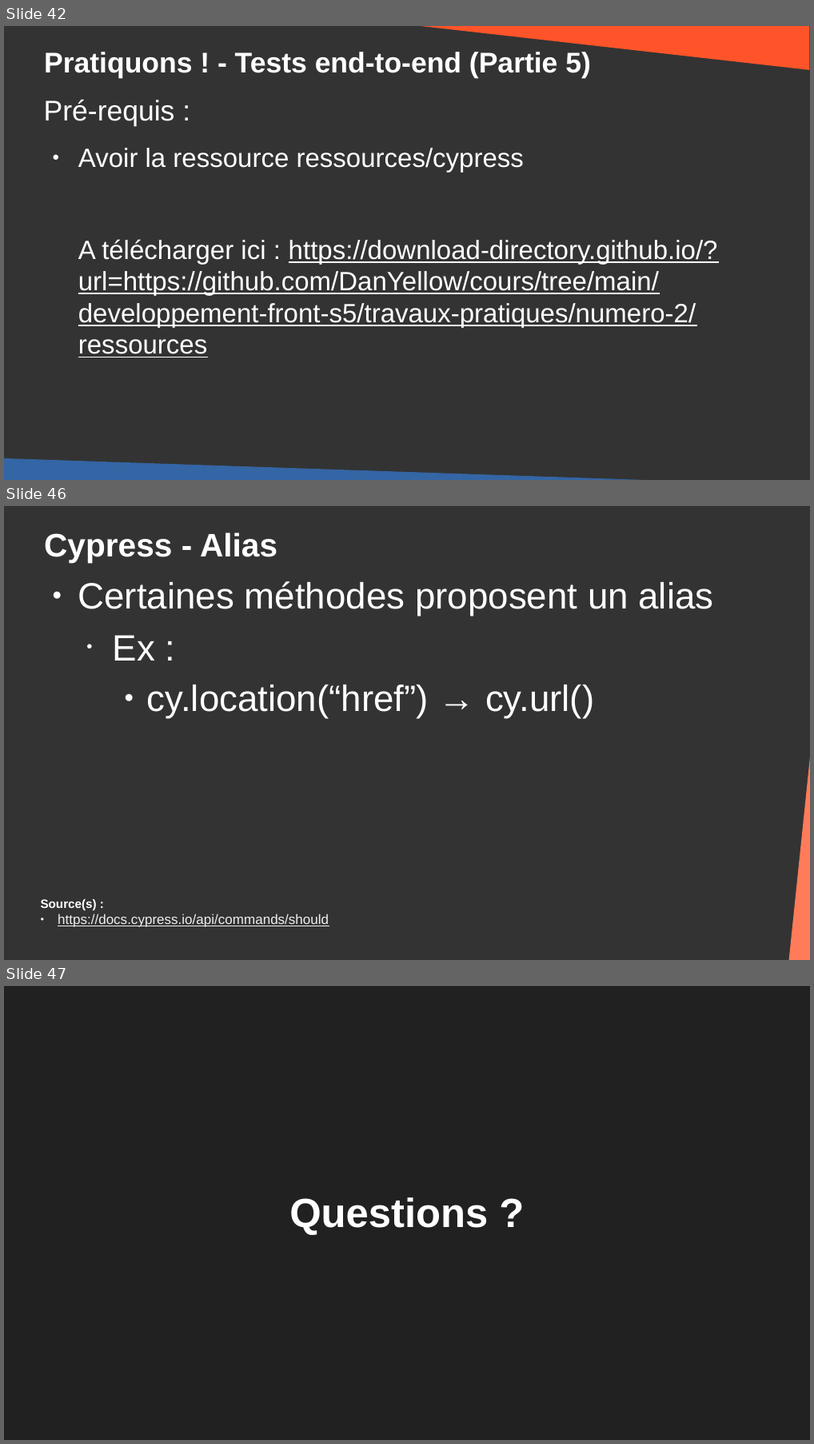
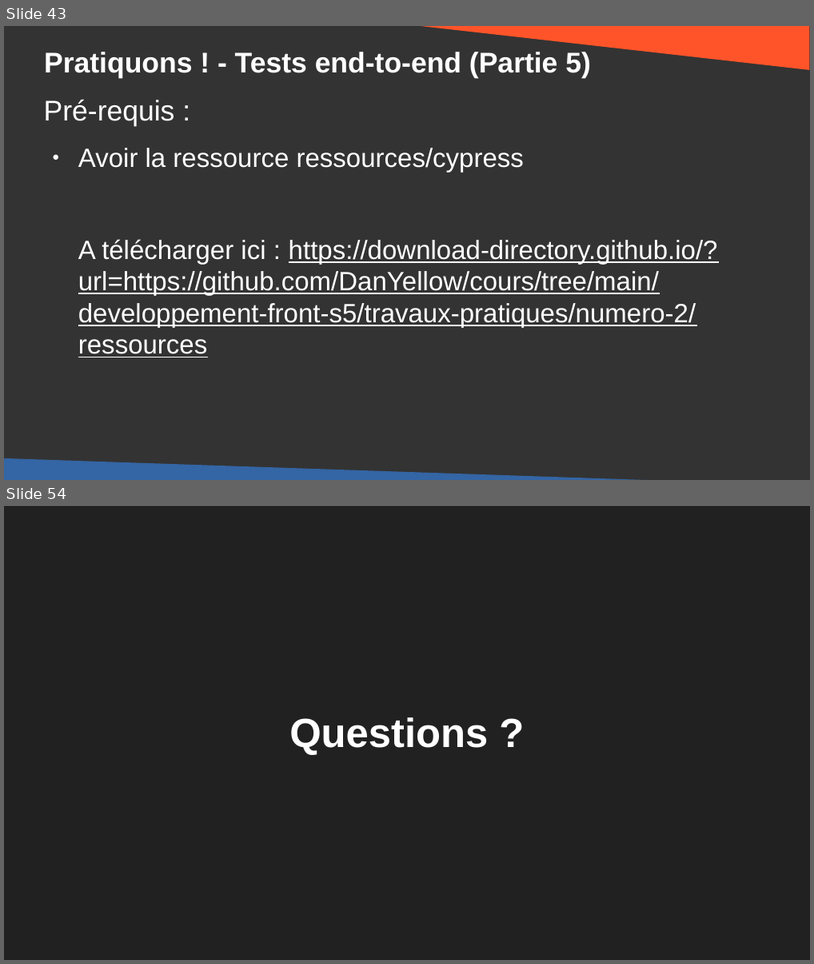
Before and after one commit to DanYellow/cours, a slide deck: developpement-front-s5/travaux-pratiques/numero-2/presentation.odp. Shown one above the other, each under a label of ours: slides 42, 46 and 47 before the commit, slides 43 and 54 after it; the slides between them are not shown. The pictures are 814x1444 and 814x964 pixels, drawn with LibreOffice and Linux fonts; fonts in the diff are those of the drawing. Boxes give left, top, right and bottom in pixels: in the first picture for what was removed or moved away, otherwise in the second. Text is boxed around its words. In the diff, an @@ line names an element or a change of style, - is before the commit and + after.

```diff
--- a/developpement-front-s5/travaux-pratiques/numero-2/presentation.odp
+++ b/developpement-front-s5/travaux-pratiques/numero-2/presentation.odp
@@ slide 46 removed at [4, 506, 810, 960], background #333333 @@
@@ title removed at [44, 532, 278, 562] @@
-Cypress - Alias
@@ text removed at [78, 581, 714, 718] @@
-● Certaines méthodes proposent un alias
-  • Ex :
-    ● cy.location(“href”) → cy.url()
@@ right triangle removed at [784, 592, 810, 960] @@
@@ text removed at [41, 899, 329, 927] @@
-Source(s) :
-● https://docs.cypress.io/api/commands/should
@@ what was slide 42 is now slide 43 @@
@@ what was slide 47 is now slide 54 @@
```
Also in this commit, not shown: 5 slides changed, 9 slides added, 1 other slide removed, 7 other files.
